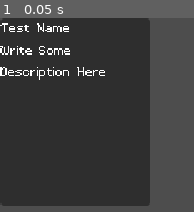
Above: before the commit, frame 1.
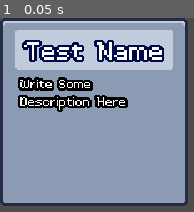
Above: after the commit, the same moment.

Repository: jguady/GodotCourse
Game: Godot game, scene res://scenes/ui/ability_upgrade_card.tscn
The game is run twice, just before and just after one commit, with the same random seed, the same clock (stepped at 60 frames per second) and the same inputs. This scene is started directly instead of the project's main scene.
Inputs:
- Up to frame 1 (0.05 s): no input

The runs differ from the first frame. In frame 1, 90% of the frame differs, in the area x 0-97%, y 0-97%.

Commit message:
Increased Theme for Ability Card 3.48

Diff:
--- a/2dSurvivorsCourse/resources/theme/theme.tres
+++ b/2dSurvivorsCourse/resources/theme/theme.tres
@@ -1,7 +1,32 @@
-[gd_resource type="Theme" load_steps=2 format=3 uid="uid://cqrjdpuhw5r8m"]
+[gd_resource type="Theme" load_steps=5 format=3 uid="uid://cqrjdpuhw5r8m"]
 
+[ext_resource type="Texture2D" uid="uid://bhjarb4axslgv" path="res://assets/ui/ui.png" id="1_emkm4"]
 [ext_resource type="FontFile" uid="uid://c31dq81kndlm3" path="res://resources/theme/CelticTime.ttf" id="1_gbig6"]
+
+[sub_resource type="StyleBoxTexture" id="StyleBoxTexture_gwtdu"]
+content_margin_left = 4.0
+content_margin_top = 2.0
+content_margin_right = 4.0
+content_margin_bottom = 2.0
+texture = ExtResource("1_emkm4")
+texture_margin_left = 1.0
+texture_margin_top = 1.0
+texture_margin_right = 1.0
+texture_margin_bottom = 1.0
+region_rect = Rect2(18, 2, 12, 12)
+
+[sub_resource type="StyleBoxTexture" id="StyleBoxTexture_21g5u"]
+texture = ExtResource("1_emkm4")
+texture_margin_left = 4.0
+texture_margin_top = 6.0
+texture_margin_right = 4.0
+texture_margin_bottom = 3.0
+region_rect = Rect2(0, 0, 16, 16)
 
 [resource]
 default_font = ExtResource("1_gbig6")
 default_font_size = 16
+AlternatePanelContainer/base_type = &"PanelContainer"
+AlternatePanelContainer/styles/panel = SubResource("StyleBoxTexture_gwtdu")
+Label/constants/line_spacing = 0
+PanelContainer/styles/panel = SubResource("StyleBoxTexture_21g5u")
--- a/2dSurvivorsCourse/scenes/ability/axe_ability_controller/axe_ability_controller.gd
+++ b/2dSurvivorsCourse/scenes/ability/axe_ability_controller/axe_ability_controller.gd
@@ -2,11 +2,12 @@
 
 @export var axe_ability_scene: PackedScene
 
-var damage = 10
+var base_damage = 10
+var additional_damage_percent = 1
 
 func _ready():
 	$Timer.timeout.connect(on_timer_timeout)
-
+	GameEvents.ability_upgrades_added.connect(on_ability_upgrade_added)
 
 
 func on_timer_timeout():
@@ -21,4 +22,8 @@
 	var axe_instance = axe_ability_scene.instantiate() as Node2D
 	foreground.add_child(axe_instance)
 	axe_instance.global_position = player.global_position
-	axe_instance.hitbox_component.damage = damage
+	axe_instance.hitbox_component.damage = base_damage * additional_damage_percent
+
+func on_ability_upgrade_added(upgrade: AbilityUpgrade, current_upgrades: Dictionary):
+	if upgrade.id == "axe_damage":
+		additional_damage_percent = 1 + (current_upgrades["axe_damage"]["quantity"] * .1)
--- a/2dSurvivorsCourse/scenes/ability/sword_ability_controller/sword_ability_controller.gd
+++ b/2dSurvivorsCourse/scenes/ability/sword_ability_controller/sword_ability_controller.gd
@@ -4,7 +4,8 @@
 @export var max_range : float
 @export var sword_ability: PackedScene
 
-var damage = 5
+var base_damage = 5
+var additional_damage_percent = 1
 var base_wait_time
 
 # Called when the node enters the scene tree for the first time.
@@ -35,7 +36,7 @@
 	var foreground_layer = get_tree().get_first_node_in_group("foreground_layer")
 
 	foreground_layer.add_child(sword_instance)
-	sword_instance.hitbox_component.damage = damage
+	sword_instance.hitbox_component.damage = base_damage * additional_damage_percent
 	sword_instance.global_position = enemies[0].global_position
 	sword_instance.global_position += Vector2.RIGHT.rotated(randf_range(0, TAU)) * 4
 
@@ -44,11 +45,11 @@
 
 
 func on_ability_upgrade_added(upgrade: AbilityUpgrade, current_upgrades: Dictionary):
-	if upgrade.id != "sword_rate":
-		return
-
-	var percent_reduction = current_upgrades["sword_rate"]["quantity"] * .1
-	$Timer.wait_time = max(base_wait_time * (1 - percent_reduction), .1)
-	$Timer.start()
+	if upgrade.id == "sword_rate":
+		var percent_reduction = current_upgrades["sword_rate"]["quantity"] * .1
+		$Timer.wait_time = max(base_wait_time * (1 - percent_reduction), .1)
+		$Timer.start()
+	elif upgrade.id == "sword_damage":
+		additional_damage_percent = 1 + (current_upgrades["sword_damage"]["quantity"] * .15)
 
 	print($Timer.wait_time)
--- a/2dSurvivorsCourse/scenes/component/hurt_box_component.gd
+++ b/2dSurvivorsCourse/scenes/component/hurt_box_component.gd
@@ -24,4 +24,8 @@
 	get_tree().get_first_node_in_group("foreground_layer").add_child(floating_text)
 
 	floating_text.global_position = global_position + (Vector2.UP * 16)
-	floating_text.start(str(hitbox_componment.damage))
+
+	var format_string = "%0.1f"
+	if round(hitbox_componment.damage) == hitbox_componment.damage:
+		format_string = "%0.0f"
+	floating_text.start(format_string % hitbox_componment.damage )
--- a/2dSurvivorsCourse/scenes/ui/ability_upgrade_card.tscn
+++ b/2dSurvivorsCourse/scenes/ui/ability_upgrade_card.tscn
@@ -3,19 +3,47 @@
 [ext_resource type="Script" path="res://scenes/ui/ability_upgrade_card.gd" id="1_2tbbx"]
 
 [node name="AbilityUpgradeCard" type="PanelContainer"]
-custom_minimum_size = Vector2(120, 150)
+custom_minimum_size = Vector2(150, 150)
+offset_right = 120.0
+offset_bottom = 150.0
 script = ExtResource("1_2tbbx")
+metadata/_edit_vertical_guides_ = [-113.0, -121.0]
 
-[node name="VBoxContainer" type="VBoxContainer" parent="."]
+[node name="MarginContainer" type="MarginContainer" parent="."]
+layout_mode = 2
+theme_override_constants/margin_left = 8
+theme_override_constants/margin_top = 3
+theme_override_constants/margin_right = 8
+theme_override_constants/margin_bottom = 3
+
+[node name="VBoxContainer" type="VBoxContainer" parent="MarginContainer"]
 layout_mode = 2
 
-[node name="NameLabel" type="Label" parent="VBoxContainer"]
+[node name="PanelContainer" type="PanelContainer" parent="MarginContainer/VBoxContainer"]
+layout_mode = 2
+mouse_filter = 2
+theme_type_variation = &"AlternatePanelContainer"
+
+[node name="NameLabel" type="Label" parent="MarginContainer/VBoxContainer/PanelContainer"]
 unique_name_in_owner = true
 layout_mode = 2
+theme_override_colors/font_outline_color = Color(0, 0.0352941, 0.282353, 1)
+theme_override_constants/outline_size = 7
+theme_override_font_sizes/font_size = 32
 text = "Test Name"
+horizontal_alignment = 1
+vertical_alignment = 2
 
-[node name="DescriptionLabel" type="Label" parent="VBoxContainer"]
+[node name="MarginContainer2" type="MarginContainer" parent="MarginContainer/VBoxContainer"]
+layout_mode = 2
+theme_override_constants/margin_left = 4
+theme_override_constants/margin_right = 2
+
+[node name="DescriptionLabel" type="Label" parent="MarginContainer/VBoxContainer/MarginContainer2"]
 unique_name_in_owner = true
+custom_minimum_size = Vector2(40, 40)
 layout_mode = 2
+theme_override_colors/font_outline_color = Color(0, 0, 0, 1)
+theme_override_constants/outline_size = 7
 text = "Write Some Description Here"
 autowrap_mode = 2
Binary file added: 2dSurvivorsCourse/assets/ui/ui.png
Not shown, added: 2dSurvivorsCourse/assets/ui/ui.png.import
